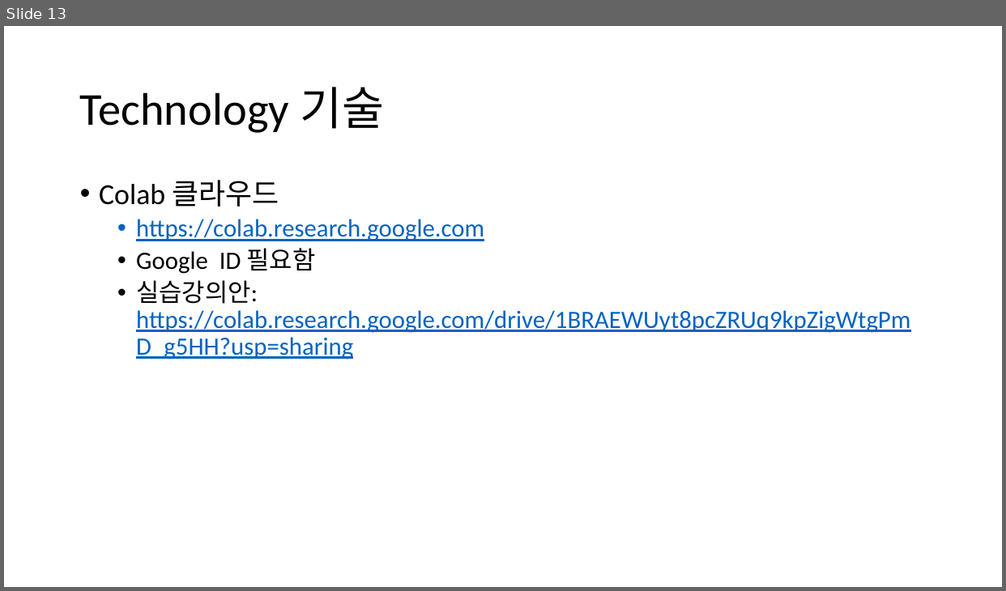
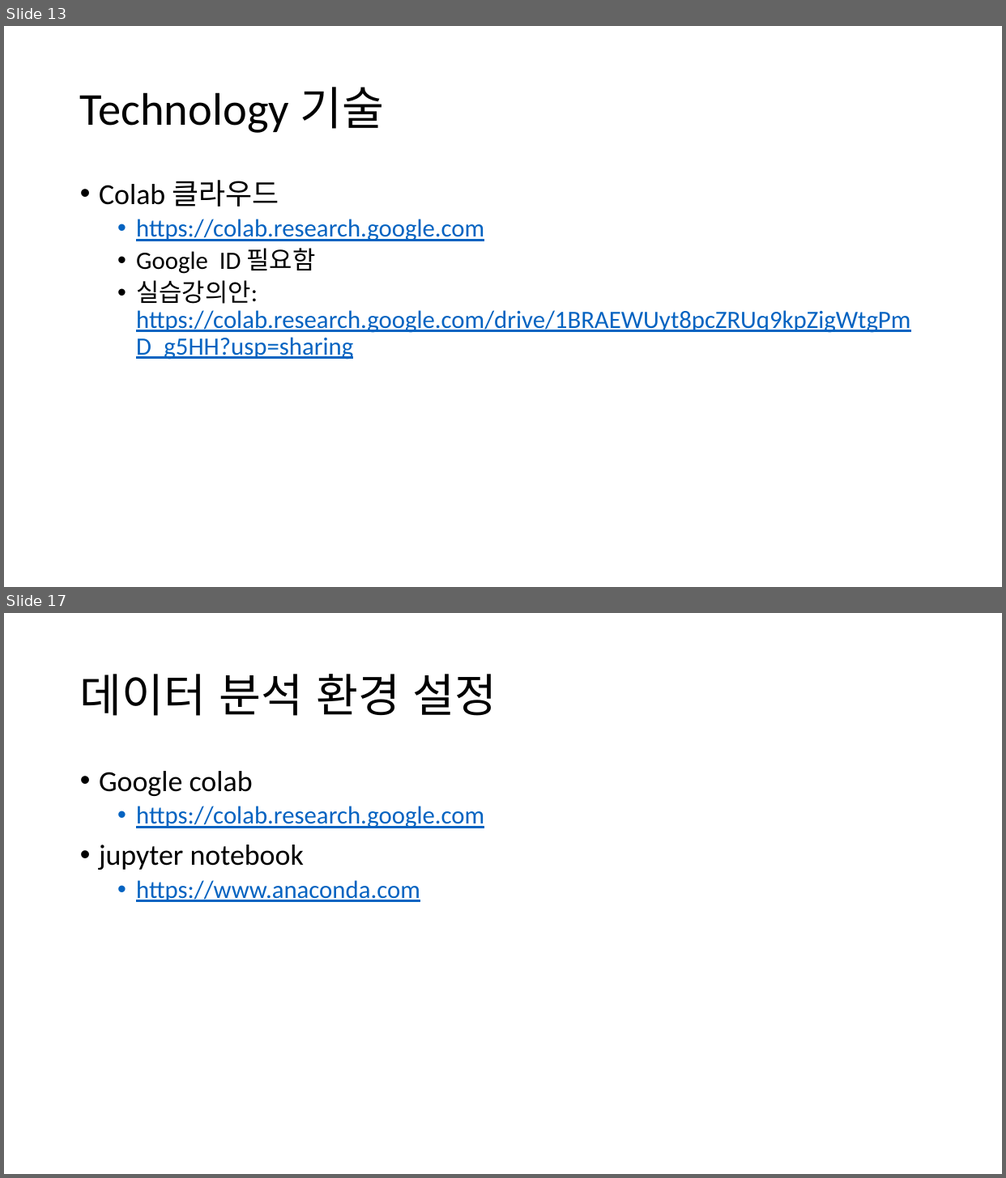
Before and after one commit to SalguAlmond/SalguAlmond, a slide deck: 인공지능 기반의 기업 데이터 분석.pptx. Shown one above the other, each under a label of ours: slide 13 before the commit, slides 13 and 17 after it; the slides between them are not shown. The pictures are 1006x591 and 1006x1178 pixels, drawn with LibreOffice and Linux fonts; fonts in the diff are those of the drawing. Boxes give left, top, right and bottom in pixels: in the first picture for what was removed or moved away, otherwise in the second. Text is boxed around its words. In the diff, an @@ line names an element or a change of style, - is before the commit and + after.

```diff
--- a/인공지능 기반의 기업 데이터 분석.pptx
+++ b/인공지능 기반의 기업 데이터 분석.pptx
@@ slide 17 added at [4,613,1002,1174], background #FFFFFF @@
@@ title added at [80,674,497,716], 44 pt, text #000000 @@
+데이터 분석 환경 설정
@@ text added at [99,771,484,902], 24 pt, text #0563C1, underline @@
+• Google colab
+  • https://colab.research.google.com
+• jupyter notebook
+  • https://www.anaconda.com
```
Also in this commit, not shown: 4 slides changed, 3 other slides added, 1 other file.
